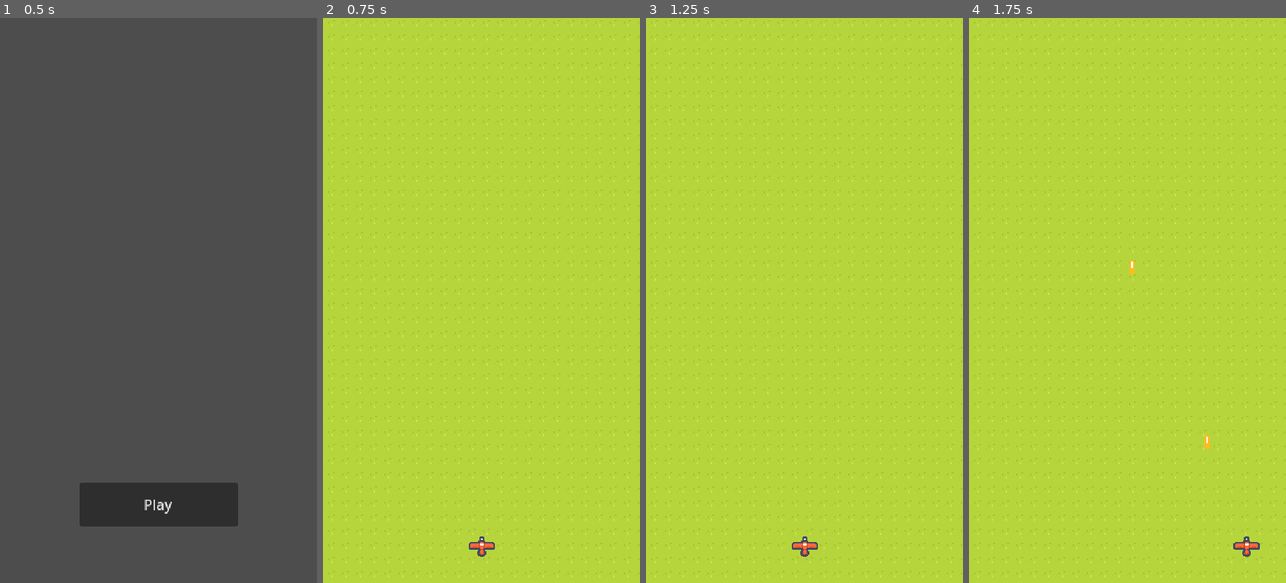
Above: before the commit, frames 1-4 (left to right).
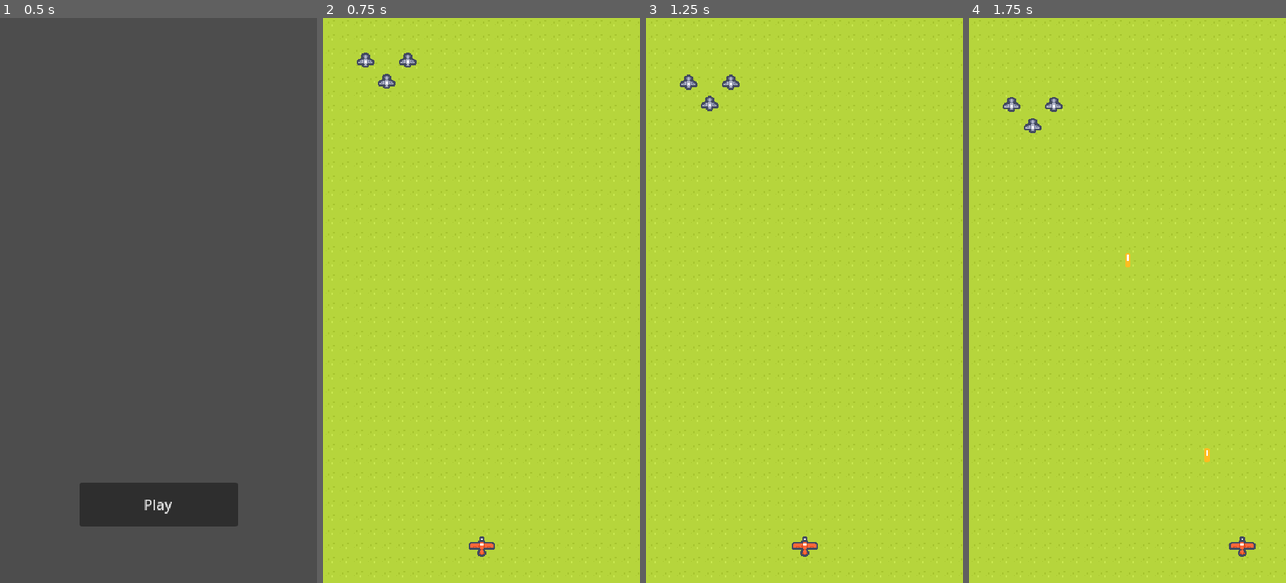
Above: after the commit, the same moments.

Repository: sir-geronimo/red-baron
Game: Godot game, scene res://scenes/main_menu.tscn
Same seed, same stepped clock (60 frames per second), same inputs: the game is played once before the commit and once after it.
Inputs:
- Up to frame 1 (0.5 s): no input
- Up to frame 2 (0.75 s): click "Play" at 0.5 s
- Up to frame 3 (1.25 s): no input
- Up to frame 4 (1.75 s): hold D (right) from 1.28 s (still down); hold Space (shoot) from 1.28 s (still down)

Frame 1 is identical in both runs. In frame 2, 0.3% of the frame differs, in the area x 10-30%, y 6-13%; in frame 3, 0.3%; in frame 4, 0.6%, in the area x 10-92%, y 14-96%.

Commit message:
Fix hitbox and hurtbox components
* Create enemy entity
* Create double_gun
* Create movement (move, move_clamp, move_input) components

Diff:
--- a/components/health_component.gd
+++ b/components/health_component.gd
@@ -10,11 +10,11 @@
 	set = set_health
 
 func set_health(value: float) -> void:
-	health_changed.emit(self.health, value)
-	health = clamp(value, 0.0, self.max_health)
+	health_changed.emit(health, value)
+	health = clamp(value, 0.0, max_health)
 
-	if self.is_dead():
+	if is_dead():
 		no_health.emit()
 
 func is_dead() -> bool:
-	return self.health <= 0
+	return health <= 0
--- a/components/hitbox_component.gd
+++ b/components/hitbox_component.gd
@@ -1,12 +1,15 @@
 class_name HitBoxComponent
 extends Area2D
 
+signal hit(hurtbox: HurtBoxComponent)
 
-# Called when the node enters the scene tree for the first time.
 func _ready() -> void:
-	pass # Replace with function body.
+	area_entered.connect(_on_hurtbox_entered)
 
+func _on_hurtbox_entered(hurtbox: HurtBoxComponent) -> void:
+	if not hurtbox is HurtBoxComponent:
+		return
 
-# Called every frame. 'delta' is the elapsed time since the previous frame.
-func _process(delta: float) -> void:
-	pass
+	print("Hitting ", owner.name)
+	hit.emit(hurtbox)
+	hurtbox.hurt.emit(self)
--- a/components/hurtbox_component.gd
+++ b/components/hurtbox_component.gd
@@ -1,17 +1,6 @@
 class_name HurtBoxComponent
 extends Area2D
 
+signal hurt(hitbox: HitBoxComponent)
+
 @export var attack_component: AttackComponent
-@export var health_component: HealthComponent
-
-# Called when the node enters the scene tree for the first time.
-func _ready() -> void:
-	pass
-	#self.connect("body_entered", _on_body_entered)
-
-# Called every frame. 'delta' is the elapsed time since the previous frame.
-func _process(delta) -> void:
-	pass
-
-#func _on_body_entered(body: Node2D) -> void:
-	#print(body.name)
--- /dev/null
+++ b/components/move_clamp_component.gd
@@ -0,0 +1,10 @@
+class_name MoveClampComponent
+extends Node
+
+@export var actor: Node2D
+
+var max_width: float = ProjectSettings.get_setting("display/window/size/viewport_width")
+var max_height: float = ProjectSettings.get_setting("display/window/size/viewport_height")
+
+func _physics_process(_delta: float) -> void:
+	actor.position = actor.position.clamp(Vector2.ZERO, Vector2(max_width, max_height))
--- /dev/null
+++ b/components/move_component.gd
@@ -0,0 +1,11 @@
+class_name MoveComponent
+extends Node
+
+@export var actor: Node2D
+
+#@export_group("Statistics")
+@export var speed: float = 100.0
+@export var velocity: Vector2 = Vector2.ZERO
+
+func _physics_process(delta: float) -> void:
+	actor.position += velocity * speed * delta
--- /dev/null
+++ b/components/move_input_component.gd
@@ -0,0 +1,7 @@
+class_name MoveInputComponent
+extends Node
+
+@export var move_component: MoveComponent
+
+func _physics_process(_delta: float) -> void:
+	move_component.velocity = Input.get_vector("left", "right", "up", "down")
--- /dev/null
+++ b/enemies/enemy.tscn
@@ -0,0 +1,53 @@
+[gd_scene load_steps=7 format=3 uid="uid://dv2umxnat3euh"]
+
+[ext_resource type="Script" path="res://components/health_component.gd" id="1_r4ajq"]
+[ext_resource type="Script" path="res://scripts/enemy.gd" id="1_ykuna"]
+[ext_resource type="Script" path="res://components/hurtbox_component.gd" id="3_rbcav"]
+[ext_resource type="Script" path="res://components/attack_component.gd" id="4_isjh7"]
+[ext_resource type="Script" path="res://components/move_component.gd" id="5_pluws"]
+[ext_resource type="Script" path="res://components/hitbox_component.gd" id="6_ofyok"]
+
+[node name="Enemy" type="CharacterBody2D" node_paths=PackedStringArray("health_component", "attack_component")]
+collision_layer = 0
+motion_mode = 1
+script = ExtResource("1_ykuna")
+health_component = NodePath("Components/HealthComponent")
+attack_component = NodePath("Components/AttackComponent")
+
+[node name="Components" type="Node" parent="."]
+
+[node name="HealthComponent" type="Node" parent="Components"]
+script = ExtResource("1_r4ajq")
+max_health = 3.0
+
+[node name="MoveComponent" type="Node" parent="Components" node_paths=PackedStringArray("actor")]
+script = ExtResource("5_pluws")
+actor = NodePath("../..")
+speed = 50.0
+velocity = Vector2(0, 1)
+
+[node name="MeleeAttackComponent" type="Node" parent="Components"]
+script = ExtResource("4_isjh7")
+
+[node name="AttackComponent" type="Node" parent="Components"]
+script = ExtResource("4_isjh7")
+
+[node name="HurtBoxComponent" type="Area2D" parent="." node_paths=PackedStringArray("attack_component")]
+collision_mask = 0
+monitoring = false
+script = ExtResource("3_rbcav")
+attack_component = NodePath("../Components/AttackComponent")
+
+[node name="HitBoxComponent" type="Area2D" parent="."]
+collision_layer = 0
+collision_mask = 2
+monitorable = false
+script = ExtResource("6_ofyok")
+
+[node name="CollisionShape2D" type="CollisionShape2D" parent="."]
+
+[node name="VisibleOnScreenNotifier2D" type="VisibleOnScreenNotifier2D" parent="."]
+position = Vector2(-9.53674e-07, 0.5)
+scale = Vector2(1.2, 0.85)
+
+[node name="Sprite" type="Sprite2D" parent="."]
--- /dev/null
+++ b/enemies/small_enemy.tscn
@@ -0,0 +1,35 @@
+[gd_scene load_steps=6 format=3 uid="uid://grx2dc1wxjwr"]
+
+[ext_resource type="PackedScene" uid="uid://dv2umxnat3euh" path="res://enemies/enemy.tscn" id="1_yseh6"]
+[ext_resource type="Texture2D" uid="uid://cdqq5fo31c3ry" path="res://assets/ships/ship_0022.png" id="2_fm81t"]
+
+[sub_resource type="RectangleShape2D" id="RectangleShape2D_yqc3w"]
+size = Vector2(22, 20)
+
+[sub_resource type="RectangleShape2D" id="RectangleShape2D_fmmx7"]
+size = Vector2(20, 17)
+
+[sub_resource type="RectangleShape2D" id="RectangleShape2D_s8col"]
+size = Vector2(20, 17)
+
+[node name="SmallEnemy" instance=ExtResource("1_yseh6")]
+
+[node name="HealthComponent" parent="Components" index="0"]
+max_health = 1.0
+
+[node name="CollisionShape2D" type="CollisionShape2D" parent="HurtBoxComponent" index="0"]
+shape = SubResource("RectangleShape2D_yqc3w")
+
+[node name="CollisionShape2D" type="CollisionShape2D" parent="HitBoxComponent" index="0"]
+position = Vector2(0, 0.5)
+shape = SubResource("RectangleShape2D_fmmx7")
+
+[node name="CollisionShape2D" parent="." index="3"]
+position = Vector2(0, 0.5)
+shape = SubResource("RectangleShape2D_s8col")
+
+[node name="VisibleOnScreenNotifier2D" parent="." index="4"]
+scale = Vector2(1, 0.85)
+
+[node name="Sprite" parent="." index="5"]
+texture = ExtResource("2_fm81t")
--- a/entities/bullet.tscn
+++ b/entities/bullet.tscn
@@ -1,8 +1,10 @@
-[gd_scene load_steps=5 format=3 uid="uid://ql722m7x3j8k"]
+[gd_scene load_steps=7 format=3 uid="uid://ql722m7x3j8k"]
 
 [ext_resource type="Script" path="res://scripts/bullet.gd" id="1_y72vq"]
 [ext_resource type="Texture2D" uid="uid://dy6myp1ggkusu" path="res://assets/tiles/tile_0000.png" id="2_a1btj"]
-[ext_resource type="Script" path="res://components/hitbox_component.gd" id="2_ou8j1"]
+[ext_resource type="Script" path="res://components/attack_component.gd" id="2_as46j"]
+[ext_resource type="Script" path="res://components/hurtbox_component.gd" id="4_5avk6"]
+[ext_resource type="Script" path="res://components/move_component.gd" id="4_osjbo"]
 
 [sub_resource type="CapsuleShape2D" id="CapsuleShape2D_rqamv"]
 radius = 5.0
@@ -11,15 +13,33 @@
 [node name="Bullet" type="Node2D"]
 script = ExtResource("1_y72vq")
 
-[node name="VisibleOnScreenNotifier2D" type="VisibleOnScreenNotifier2D" parent="."]
-position = Vector2(9.53674e-07, 0)
-scale = Vector2(0.8, 1)
+[node name="Components" type="Node" parent="."]
 
-[node name="HitBoxComponent" type="Area2D" parent="."]
-script = ExtResource("2_ou8j1")
+[node name="AttackComponent" type="Node" parent="Components"]
+script = ExtResource("2_as46j")
+damage = 1.0
 
-[node name="CollisionShape2D" type="CollisionShape2D" parent="HitBoxComponent"]
+[node name="MoveComponent" type="Node" parent="Components" node_paths=PackedStringArray("actor")]
+script = ExtResource("4_osjbo")
+actor = NodePath("../..")
+speed = 700.0
+velocity = Vector2(0, -1)
+
+[node name="HurtBoxComponent" type="Area2D" parent="." node_paths=PackedStringArray("attack_component")]
+collision_layer = 2
+collision_mask = 0
+monitoring = false
+script = ExtResource("4_5avk6")
+attack_component = NodePath("../Components/AttackComponent")
+
+[node name="CollisionShape2D" type="CollisionShape2D" parent="HurtBoxComponent"]
+position = Vector2(0, -8)
 shape = SubResource("CapsuleShape2D_rqamv")
 
+[node name="VisibleOnScreenNotifier2D" type="VisibleOnScreenNotifier2D" parent="."]
+position = Vector2(0, -8)
+scale = Vector2(0.3, 0.8)
+
 [node name="Sprite2D" type="Sprite2D" parent="."]
+position = Vector2(0, -8)
 texture = ExtResource("2_a1btj")
--- a/entities/enemy.tscn
+++ /dev/null
@@ -1,28 +0,0 @@
-[gd_scene load_steps=6 format=3 uid="uid://dv2umxnat3euh"]
-
-[ext_resource type="Script" path="res://components/health_component.gd" id="1_r4ajq"]
-[ext_resource type="Texture2D" uid="uid://bcgqv41qsxxq5" path="res://assets/ships/ship_0021.png" id="2_saw2l"]
-[ext_resource type="Script" path="res://components/hurtbox_component.gd" id="3_rbcav"]
-
-[sub_resource type="RectangleShape2D" id="RectangleShape2D_qau5c"]
-size = Vector2(32, 24)
-
-[sub_resource type="RectangleShape2D" id="RectangleShape2D_cvc8f"]
-size = Vector2(32, 24)
-
-[node name="Enemy" type="CharacterBody2D"]
-
-[node name="HealthComponent" type="Node" parent="."]
-script = ExtResource("1_r4ajq")
-
-[node name="HurtBoxComponent" type="Area2D" parent="."]
-script = ExtResource("3_rbcav")
-
-[node name="CollisionShape2D" type="CollisionShape2D" parent="HurtBoxComponent"]
-shape = SubResource("RectangleShape2D_qau5c")
-
-[node name="CollisionShape2D" type="CollisionShape2D" parent="."]
-shape = SubResource("RectangleShape2D_cvc8f")
-
-[node name="Sprite2D" type="Sprite2D" parent="."]
-texture = ExtResource("2_saw2l")
--- a/entities/player.tscn
+++ b/entities/player.tscn
@@ -1,45 +1,67 @@
-[gd_scene load_steps=9 format=3 uid="uid://lo123csfhdge"]
+[gd_scene load_steps=12 format=3 uid="uid://lo123csfhdge"]
 
 [ext_resource type="Texture2D" uid="uid://cgwcbhbtilet" path="res://assets/ships/ship_0005.png" id="1_8chrl"]
 [ext_resource type="Script" path="res://components/health_component.gd" id="1_chjd2"]
 [ext_resource type="Script" path="res://scripts/player.gd" id="1_dc7t7"]
-[ext_resource type="Script" path="res://components/hurtbox_component.gd" id="2_at52q"]
 [ext_resource type="Script" path="res://components/attack_component.gd" id="5_oyypy"]
-[ext_resource type="PackedScene" uid="uid://buemlsoxch1fa" path="res://gun/single_gun.tscn" id="6_adkbv"]
+[ext_resource type="PackedScene" uid="uid://svhc0d350k7d" path="res://gun/single_gun.tscn" id="6_adkbv"]
+[ext_resource type="Script" path="res://components/move_component.gd" id="7_tq3sq"]
+[ext_resource type="Script" path="res://components/hitbox_component.gd" id="7_xpf3m"]
+[ext_resource type="Script" path="res://components/move_input_component.gd" id="8_v3hvh"]
+[ext_resource type="Script" path="res://components/move_clamp_component.gd" id="9_g0jpe"]
+
+[sub_resource type="RectangleShape2D" id="RectangleShape2D_r0nqx"]
+size = Vector2(32, 24)
 
 [sub_resource type="RectangleShape2D" id="RectangleShape2D_gd8nd"]
 size = Vector2(30, 22.125)
 
-[sub_resource type="RectangleShape2D" id="RectangleShape2D_r0nqx"]
-size = Vector2(32, 24)
-
-[node name="Player" type="CharacterBody2D"]
+[node name="Player" type="CharacterBody2D" node_paths=PackedStringArray("gun")]
+collision_layer = 0
+collision_mask = 0
 motion_mode = 1
 script = ExtResource("1_dc7t7")
+gun = NodePath("SingleGun")
+
+[node name="Components" type="Node" parent="."]
+
+[node name="HealthComponent" type="Node" parent="Components"]
+script = ExtResource("1_chjd2")
+max_health = 3.0
+
+[node name="AttackComponent" type="Node" parent="Components"]
+script = ExtResource("5_oyypy")
+damage = 1.0
+
+[node name="MoveComponent" type="Node" parent="Components" node_paths=PackedStringArray("actor")]
+script = ExtResource("7_tq3sq")
+actor = NodePath("../..")
+speed = 300.0
+
+[node name="MoveInputComponent" type="Node" parent="Components" node_paths=PackedStringArray("move_component")]
+script = ExtResource("8_v3hvh")
+move_component = NodePath("../MoveComponent")
+
+[node name="MoveClampComponent" type="Node" parent="Components" node_paths=PackedStringArray("actor")]
+script = ExtResource("9_g0jpe")
+actor = NodePath("../..")
+
+[node name="HitBoxComponent" type="Area2D" parent="."]
+collision_layer = 0
+monitorable = false
+script = ExtResource("7_xpf3m")
+
+[node name="CollisionShape2D" type="CollisionShape2D" parent="HitBoxComponent"]
+shape = SubResource("RectangleShape2D_r0nqx")
 
 [node name="CollisionShape2D" type="CollisionShape2D" parent="."]
 position = Vector2(0, 0.0625)
 shape = SubResource("RectangleShape2D_gd8nd")
 
-[node name="HurtBoxComponent" type="Area2D" parent="." node_paths=PackedStringArray("health_component")]
-script = ExtResource("2_at52q")
-health_component = NodePath("../HealthComponent")
-
-[node name="CollisionShape2D" type="CollisionShape2D" parent="HurtBoxComponent"]
-shape = SubResource("RectangleShape2D_r0nqx")
-
-[node name="Gun" parent="." node_paths=PackedStringArray("attack_component") instance=ExtResource("6_adkbv")]
+[node name="SingleGun" parent="." node_paths=PackedStringArray("attack_component") instance=ExtResource("6_adkbv")]
 position = Vector2(0, -5)
-rotation = -3.14159
-attack_component = NodePath("../AttackComponent")
+rotation = 3.14159
+attack_component = NodePath("../Components/AttackComponent")
 
 [node name="Sprite" type="Sprite2D" parent="."]
 texture = ExtResource("1_8chrl")
-
-[node name="HealthComponent" type="Node" parent="."]
-script = ExtResource("1_chjd2")
-max_health = 3.0
-
-[node name="AttackComponent" type="Node" parent="."]
-script = ExtResource("5_oyypy")
-damage = 1.0
--- a/gun/base_gun.tscn
+++ /dev/null
@@ -1,14 +0,0 @@
-[gd_scene load_steps=3 format=3 uid="uid://63klyik6sap"]
-
-[ext_resource type="Script" path="res://scripts/gun.gd" id="1_7s5df"]
-[ext_resource type="Texture2D" uid="uid://rs6c84itbvat" path="res://assets/tiles/tile_0030.png" id="2_sa4cv"]
-
-[node name="Gun" type="Node2D"]
-script = ExtResource("1_7s5df")
-
-[node name="Sprite2D" type="Sprite2D" parent="."]
-texture = ExtResource("2_sa4cv")
-
-[node name="Muzzle" type="Marker2D" parent="."]
-position = Vector2(0, 10)
-gizmo_extents = 5.0
--- /dev/null
+++ b/gun/double_gun.tscn
@@ -0,0 +1,15 @@
+[gd_scene load_steps=3 format=3 uid="uid://dgfp0g6rg7u10"]
+
+[ext_resource type="PackedScene" uid="uid://63klyik6sap" path="res://gun/gun.tscn" id="1_38ntq"]
+[ext_resource type="Texture2D" uid="uid://b8jwoayeldttt" path="res://assets/tiles/tile_0017.png" id="2_7xfns"]
+
+[node name="DoubleGun" instance=ExtResource("1_38ntq")]
+
+[node name="Sprite2D" parent="." index="0"]
+texture = ExtResource("2_7xfns")
+
+[node name="Muzzle" parent="." index="1"]
+position = Vector2(0, 9)
+
+[node name="Timer" parent="." index="2"]
+wait_time = 0.1
--- /dev/null
+++ b/gun/gun.tscn
@@ -0,0 +1,17 @@
+[gd_scene load_steps=3 format=3 uid="uid://63klyik6sap"]
+
+[ext_resource type="Script" path="res://scripts/gun.gd" id="1_83b81"]
+[ext_resource type="Texture2D" uid="uid://rs6c84itbvat" path="res://assets/tiles/tile_0030.png" id="2_ornh8"]
+
+[node name="Gun" type="Node2D"]
+script = ExtResource("1_83b81")
+
+[node name="Sprite2D" type="Sprite2D" parent="."]
+texture = ExtResource("2_ornh8")
+
+[node name="Muzzle" type="Marker2D" parent="."]
+position = Vector2(0, 10)
+gizmo_extents = 5.0
+
+[node name="Timer" type="Timer" parent="."]
+one_shot = true
--- a/gun/single_gun.tscn
+++ b/gun/single_gun.tscn
@@ -1,20 +1,10 @@
-[gd_scene load_steps=4 format=3 uid="uid://buemlsoxch1fa"]
+[gd_scene load_steps=3 format=3 uid="uid://svhc0d350k7d"]
 
-[ext_resource type="Script" path="res://scripts/gun.gd" id="1_n3hfo"]
+[ext_resource type="PackedScene" uid="uid://63klyik6sap" path="res://gun/gun.tscn" id="1_lg3jy"]
 [ext_resource type="PackedScene" uid="uid://ql722m7x3j8k" path="res://entities/bullet.tscn" id="2_lymj3"]
-[ext_resource type="Texture2D" uid="uid://rs6c84itbvat" path="res://assets/tiles/tile_0030.png" id="3_1utny"]
 
-[node name="Gun" type="Node2D"]
-script = ExtResource("1_n3hfo")
+[node name="SingleGun" instance=ExtResource("1_lg3jy")]
 bullet_entity = ExtResource("2_lymj3")
 
-[node name="Sprite2D" type="Sprite2D" parent="."]
-texture = ExtResource("3_1utny")
-
-[node name="Muzzle" type="Marker2D" parent="."]
-position = Vector2(0, 10)
-gizmo_extents = 5.0
-
-[node name="Timer" type="Timer" parent="."]
-wait_time = 0.25
-one_shot = true
+[node name="Timer" parent="." index="2"]
+wait_time = 0.3
--- a/project.godot
+++ b/project.godot
@@ -63,6 +63,11 @@
 ]
 }
 
+[layer_names]
+
+2d_physics/layer_1="player_hitbox"
+2d_physics/layer_2="enemy_hitbox"
+
 [rendering]
 
 textures/canvas_textures/default_texture_filter=0
--- a/scenes/world.tscn
+++ b/scenes/world.tscn
@@ -1,7 +1,8 @@
-[gd_scene load_steps=5 format=3 uid="uid://bx2bxtias0itm"]
+[gd_scene load_steps=6 format=3 uid="uid://bx2bxtias0itm"]
 
 [ext_resource type="Texture2D" uid="uid://bdspexkv5tyvh" path="res://assets/tilemap/tiles_packed.png" id="1_vsa4y"]
 [ext_resource type="PackedScene" uid="uid://lo123csfhdge" path="res://entities/player.tscn" id="2_yxot0"]
+[ext_resource type="PackedScene" uid="uid://grx2dc1wxjwr" path="res://enemies/small_enemy.tscn" id="3_dd1de"]
 
 [sub_resource type="TileSetAtlasSource" id="TileSetAtlasSource_1s4ng"]
 texture = ExtResource("1_vsa4y")
@@ -136,5 +137,26 @@
 format = 2
 layer_0/tile_data = PackedInt32Array(0, 131074, 4, 65536, 131074, 4, 131072, 131074, 4, 196608, 131074, 4, 1, 131074, 4 …(19540 unchanged characters)…
 
-[node name="Player2" parent="." instance=ExtResource("2_yxot0")]
+[node name="Player" parent="." instance=ExtResource("2_yxot0")]
 position = Vector2(180, 600)
+
+[node name="Enemies" type="Node" parent="."]
+
+[node name="SmallEnemy" parent="Enemies" instance=ExtResource("3_dd1de")]
+position = Vector2(48, 40)
+rotation = 3.14159
+collision_layer = 1
+
+[node name="SmallEnemy2" parent="Enemies" node_paths=PackedStringArray("health_component", "attack_component") instance=ExtResource("3_dd1de")]
+position = Vector2(72, 64)
+rotation = 3.14159
+collision_layer = 1
+health_component = NodePath("../SmallEnemy/Components/HealthComponent")
+attack_component = NodePath("../SmallEnemy/Components/AttackComponent")
+
+[node name="SmallEnemy3" parent="Enemies" node_paths=PackedStringArray("health_component", "attack_component") instance=ExtResource("3_dd1de")]
+position = Vector2(96, 40)
+rotation = 3.14159
+collision_layer = 1
+health_component = NodePath("../SmallEnemy/Components/HealthComponent")
+attack_component = NodePath("../SmallEnemy/Components/AttackComponent")
--- a/scripts/bullet.gd
+++ b/scripts/bullet.gd
@@ -1,14 +1,11 @@
 class_name Bullet
 extends Node2D
 
-@export var speed: float = 700.0
-@export var direction: Vector2 = Vector2.UP
-
 @onready var visible_on_screen_notifier_2d: VisibleOnScreenNotifier2D = $VisibleOnScreenNotifier2D
+@onready var hurtbox_component: HurtBoxComponent = $HurtBoxComponent
 
 func _ready() -> void:
-	visible_on_screen_notifier_2d.connect("screen_exited", queue_free)
-
-func _physics_process(delta) -> void:
-	var velocity = direction * speed
-	self.position += velocity * delta
+	visible_on_screen_notifier_2d.screen_exited.connect(queue_free)
+	hurtbox_component.hurt.connect(func (_hitbox: HitBoxComponent):
+		queue_free()
+	)
--- a/scripts/enemy.gd
+++ b/scripts/enemy.gd
@@ -1,14 +1,15 @@
 class_name Enemy
-extends Node
+extends CharacterBody2D
 
 @export var health_component: HealthComponent
 @export var attack_component: AttackComponent
 
-# Called when the node enters the scene tree for the first time.
+@onready var visible_on_screen_notifier_2d: VisibleOnScreenNotifier2D = $VisibleOnScreenNotifier2D
+@onready var hitbox_component: HitBoxComponent = $HitBoxComponent
+
 func _ready():
-	pass # Replace with function body.
-
-
-# Called every frame. 'delta' is the elapsed time since the previous frame.
-func _process(delta):
-	pass
+	visible_on_screen_notifier_2d.screen_exited.connect(queue_free)
+	hitbox_component.hit.connect(func (_hurtbox: HurtBoxComponent):
+		print("Ouch")
+		queue_free()
+	)
--- a/scripts/gun.gd
+++ b/scripts/gun.gd
@@ -12,4 +12,4 @@
 		timer.start()
 		var bullet = bullet_entity.instantiate()
 		get_tree().root.add_child(bullet)
-		bullet.position = self.muzzle.global_position
+		bullet.position = muzzle.global_position
--- a/scripts/player.gd
+++ b/scripts/player.gd
@@ -1,26 +1,10 @@
 class_name Player
 extends CharacterBody2D
 
-#region Exportable members
-@export var speed: float = 300.0
-#endregion
+@export var gun: Gun
 
-##region Components
-#@export var health_component: HealthComponent
-#@export var hurt_box: HurtBoxComponent
-##endregion
-
-##region Onready vars
-@onready var gun: Gun = $Gun
-@onready var screen_size: Vector2 = get_viewport_rect().size
-##endregion
-
-func _process(_delta):
+func _physics_process(_delta):
+	# Handle shooting
 	var shooting := Input.is_action_pressed("shoot")
 	if shooting and gun.timer.is_stopped():
 		gun.shoot()
-
-func _physics_process(delta):
-	self.velocity = Input.get_vector("left", "right", "up", "down") * speed
-	self.position += self.velocity * delta
-	self.position = self.position.clamp(Vector2.ZERO, screen_size)
